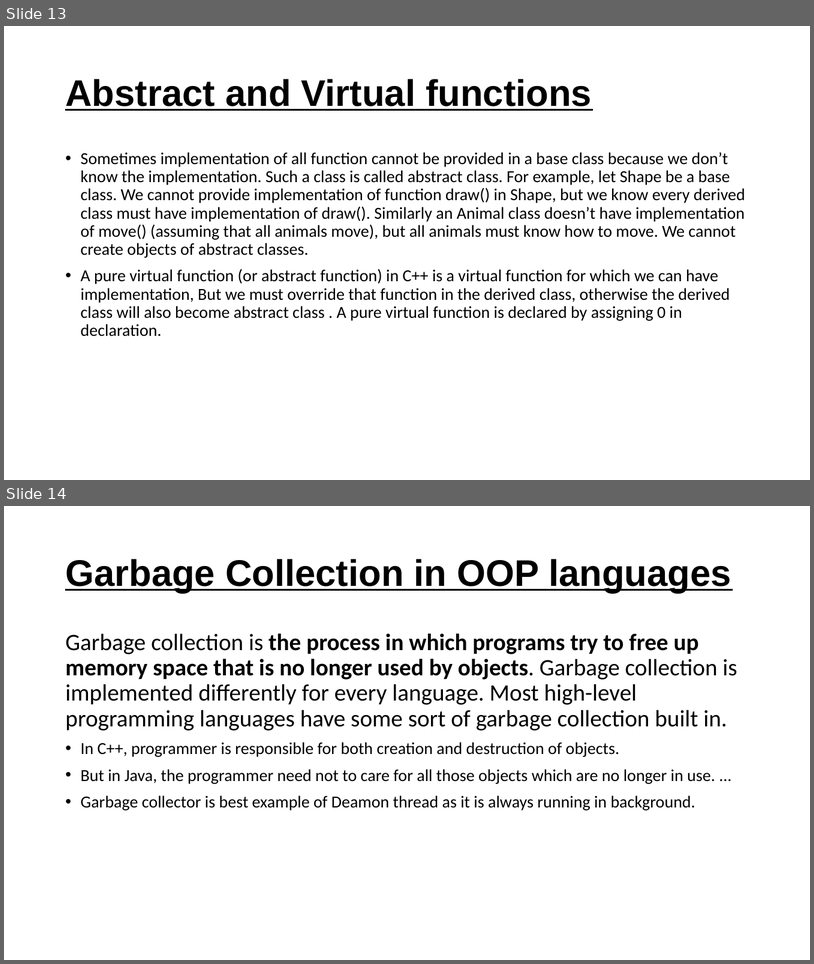
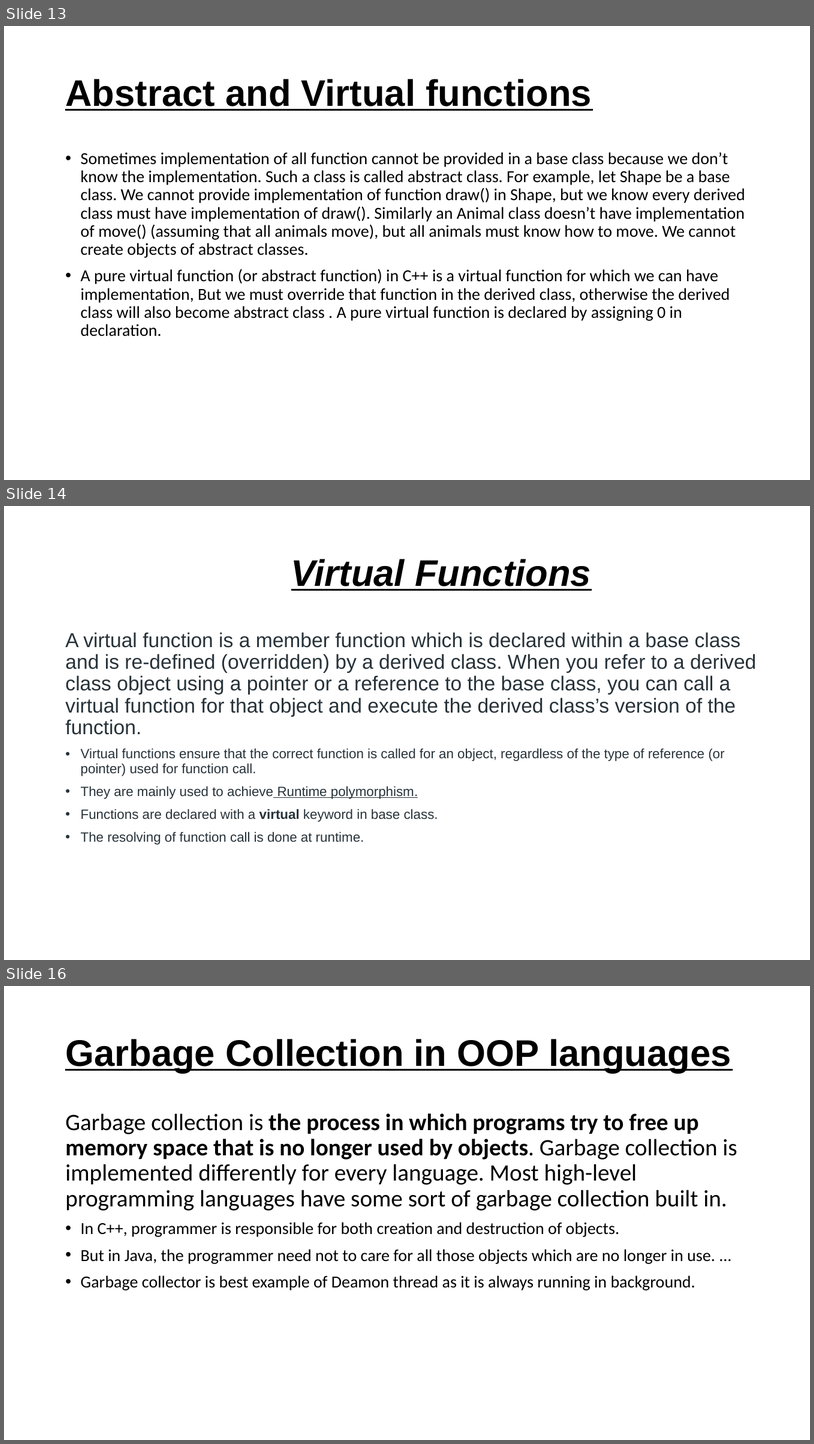
Before and after one commit to Sahil1055/OOP-in-C-, a slide deck: OOP.pptx. Shown one above the other, each under a label of ours: slides 13 and 14 before the commit, slides 13, 14 and 16 after it; the slides between them are not shown. The pictures are 814x964 and 814x1444 pixels, drawn with LibreOffice and Linux fonts; fonts in the diff are those of the drawing. Boxes give left, top, right and bottom in pixels: in the first picture for what was removed or moved away, otherwise in the second. Text is boxed around its words. In the diff, an @@ line names an element or a change of style, - is before the commit and + after.

```diff
--- a/OOP.pptx
+++ b/OOP.pptx
@@ slide 14 added at [4,506,810,960], background #FFFFFF @@
@@ title added at [291,559,591,591], 44 pt, text #000000, bold, italic, underline @@
+Virtual Functions
@@ text added at [65,632,756,844], 24 pt, text #273239 @@
+A virtual function is a member function which is declared within a base class and is re-defined (overridden) by a derived class. When you refer to a derived class object using a pointer or a reference to the base class, you can call a virtual function for that object and execute the derived class’s version of the function.
+• Virtual functions ensure that the correct function is called for an object, regardless of the type of reference (or pointer) used for function call.
+• They are mainly used to achieve Runtime polymorphism.
+• Functions are declared with a virtual keyword in base class.
+• The resolving of function call is done at runtime.
@@ what was slide 14 is now slide 16 @@
```
Also in this commit, not shown: 2 slides changed, 1 other slide added.
